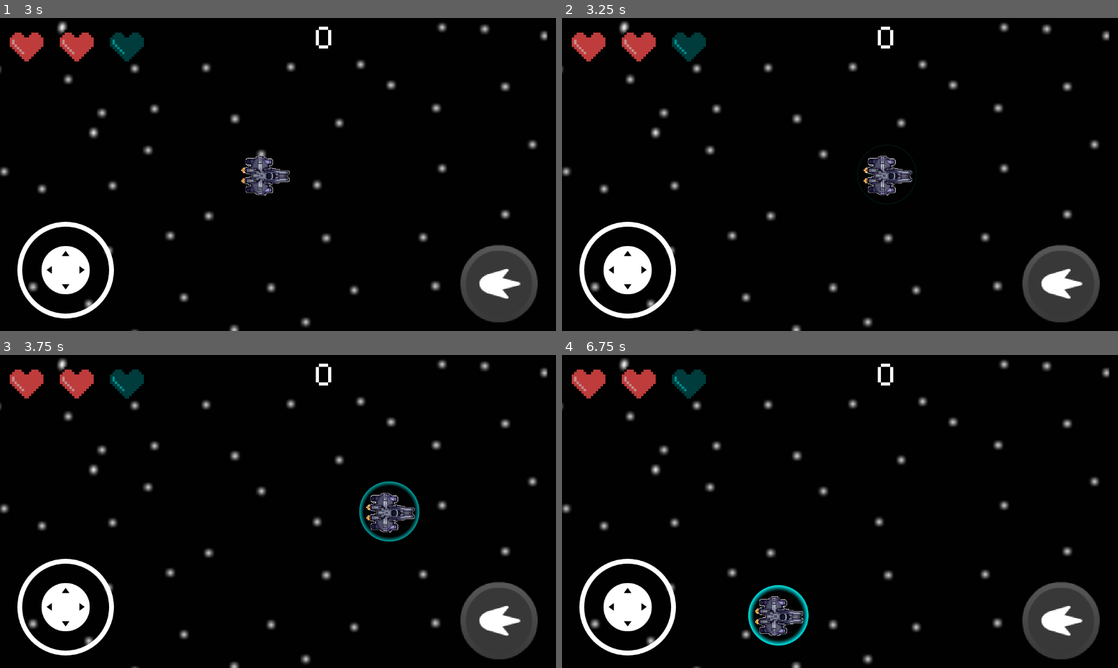
Above: before the commit, frames 1-4 (two rows, left to right).
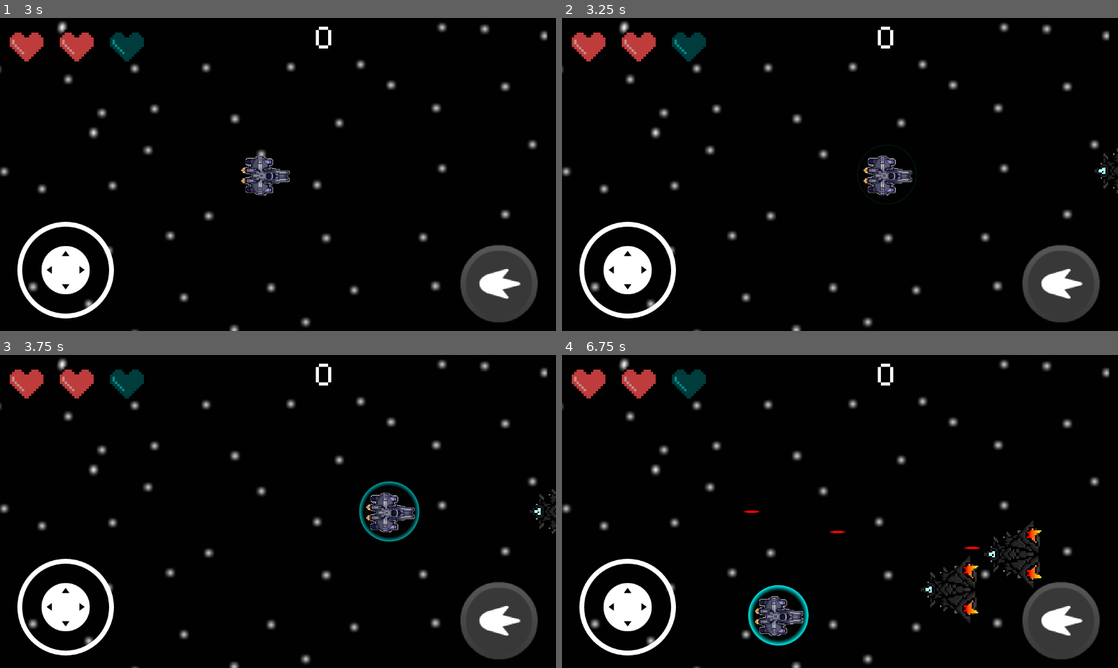
Above: after the commit, the same moments.

Repository: cofeek-codes/Space-Strike
Game: Godot game, scene res://scenes/ui/main_menu.tscn
Two runs of this game, one before a commit and one after it. Both use one fixed random seed, a clock stepped at 60 frames per second and the inputs below. Sound files missing from this copy of the repository are replaced by a short silence.
Inputs (mouse positions are in pixels of both pictures, inside the frame that each line leads up to):
- Up to frame 1 (3 s): click (294, 243) at 0.5 s; move the mouse to (400, 158) at 1.27 s; hold Right (move_right) 1.28-2 s; click (400, 158) at 1.35 s; drag from (166, 190) to (250, 237) at 2.02 s; tap Enter at 2.75 s; move the mouse to (333, 105) at 2.77 s; hold Right (move_right) from 2.78 s (still down); click (333, 105) at 2.85 s
- Up to frame 2 (3.25 s): keep holding Right (move_right)
- Up to frame 3 (3.75 s): release Right (move_right) at 3.5 s; drag from (250, 574) to (111, 464) at 3.52 s
- Up to frame 4 (6.75 s): tap Space at 4.25 s; move the mouse to (1006, 558) at 4.27 s; hold Left (move_left) 4.28-5 s; click (1006, 558) at 4.35 s; drag from (673, 464) to (756, 433) at 5.02 s; move the mouse to (867, 511) at 5.77 s; hold Down (move_down) 5.78-6.5 s; click (867, 511) at 5.85 s; drag from (756, 433) to (728, 527) at 6.52 s

Frame 1 is identical in both runs. In frame 2, 0.1% of the frame differs, in the area x 95-100%, y 41-56%; in frame 3, 0.2%; in frame 4, 1.4%, in the area x 32-87%, y 49-86%.

Commit message:
shield buff logic fully works

Diff:
--- a/scenes/main/game.tscn
+++ b/scenes/main/game.tscn
@@ -34,7 +34,6 @@
 position = Vector2(90, 324)
 
 [node name="EnemySpawner" parent="." instance=ExtResource("3_pij6b")]
-process_mode = 4
 position = Vector2(1188, 326)
 
 [node name="HealthBar" parent="." instance=ExtResource("4_ms05x")]
--- a/scripts/player/player.gd
+++ b/scripts/player/player.gd
@@ -20,6 +20,8 @@
 @onready var healthbar: Control = $"../HealthBar"
 @onready var explosion_particles: GPUParticles2D = $ExplosionPS
 @onready var score: Control = $"../Score"
+@onready var shield_buff_active = $"../ShieldBuffActive"
+
 
 var explosion_sfx = preload("res://assets/audio/sfx/explosion.wav")
 
@@ -87,7 +89,10 @@
 func _on_got_hit() -> void:
 	Input.start_joy_vibration(0, 1, 1, 0.5)
 	# print('player: "got_hit" signal recieved')
-	if !is_invincible():
+	# can't be assigned to @onready variable cause spawns dynamically
+	if $"../ShieldBuffActive" != null:
+		$"../ShieldBuffActive".emit_signal('deactivate_shield')
+	elif !is_invincible():
 		health -= 1
 		print("current hp: %d" % health)
 		if health == 0: die()
